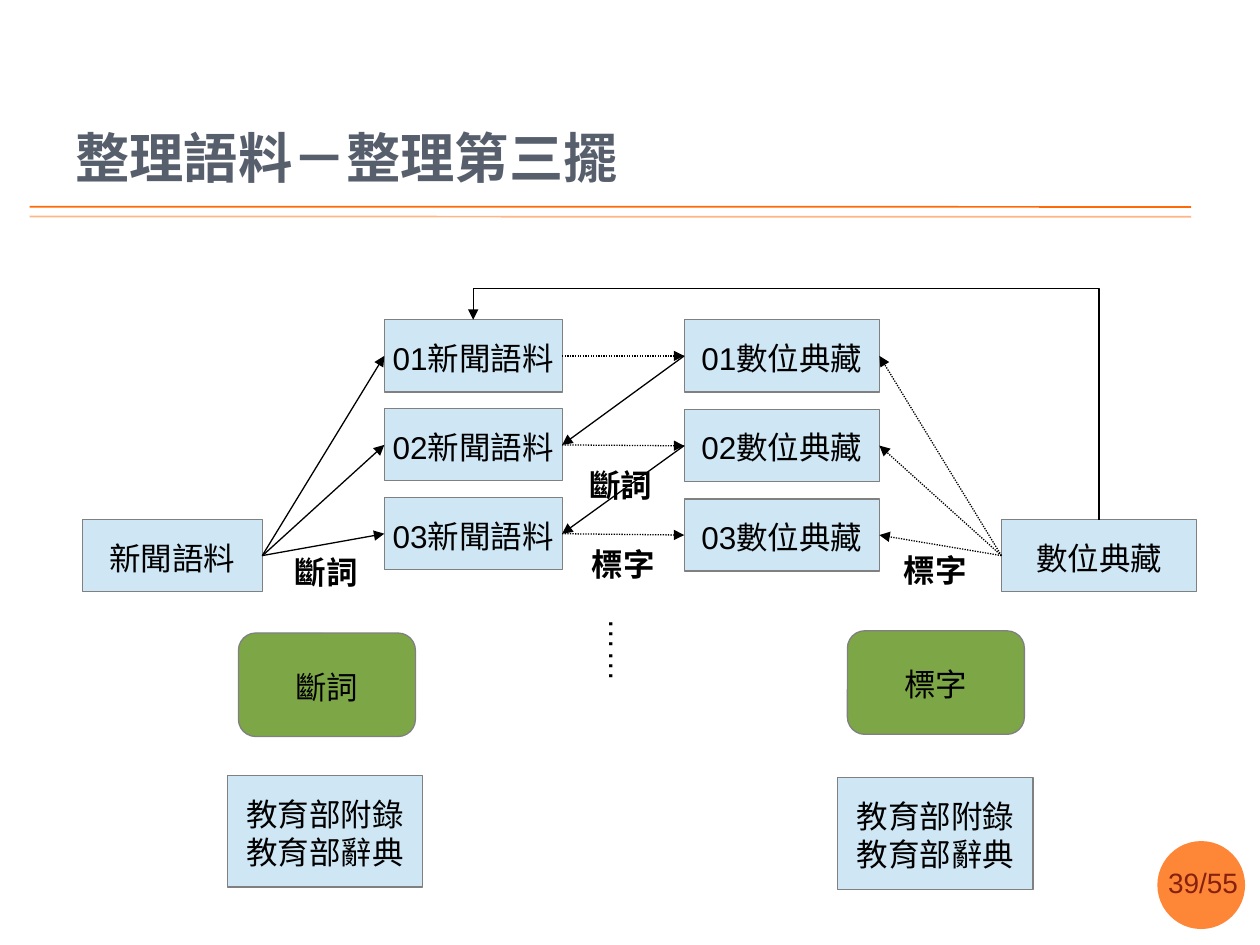
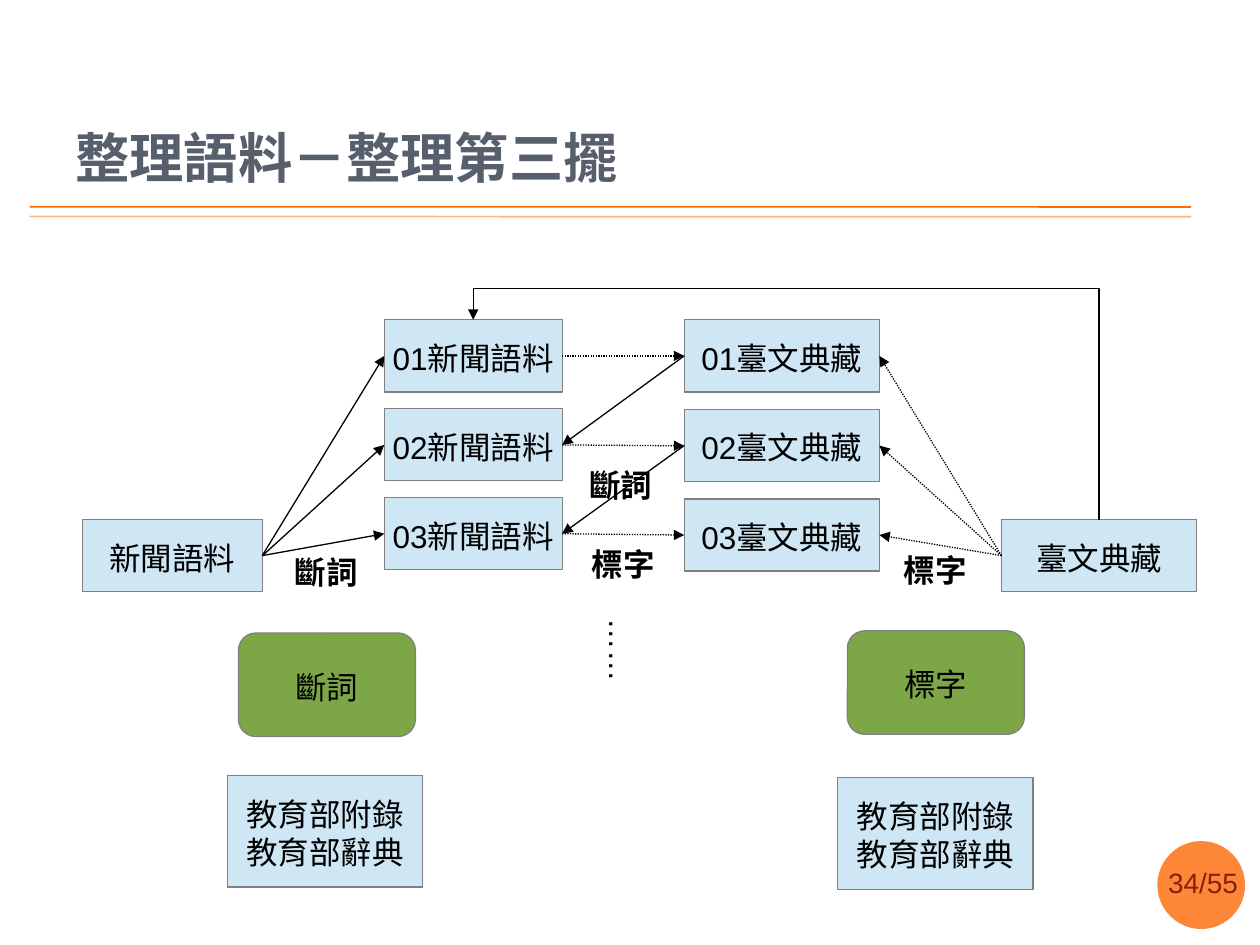
Before and after one commit to sih4sing5hong5/po3-ko3_tau5-iann2-phinn3, a slide deck: slide 34 of 翻譯報告.pptx (slide 39 before the commit). Drawn at 1260x945 pixels with LibreOffice and Linux fonts; fonts in the diff are those of the drawing; background and template pictures are left out. Boxes give left, top, right and bottom in pixels: in the first picture for what was removed or moved away, otherwise in the second. Text is boxed around its words. In the diff, an @@ line names an element or a change of style, - is before the commit and + after.

```diff
--- a/翻譯報告.pptx
+++ b/翻譯報告.pptx
@@ text in rectangle at (701,345,862,373): text changed @@
-01數位典藏
+01臺文典藏
@@ text in rectangle at (701,434,862,462): text changed @@
-02數位典藏
+02臺文典藏
@@ text in rectangle at (701,524,862,552): text changed @@
-03數位典藏
+03臺文典藏
@@ text in rectangle at (1036,543,1162,573): text changed @@
-數位典藏
+臺文典藏
@@ page number at (1168,873,1238,893): text changed @@
-39/55
+34/55
```
Also in this commit, not shown: 28 other slides changed, 2 slides added, 1 slide removed.
